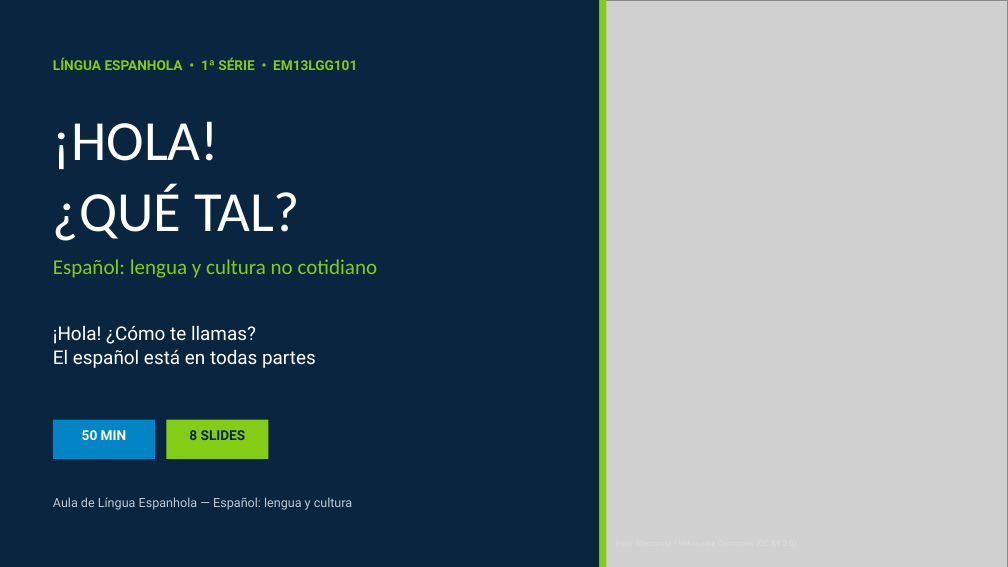
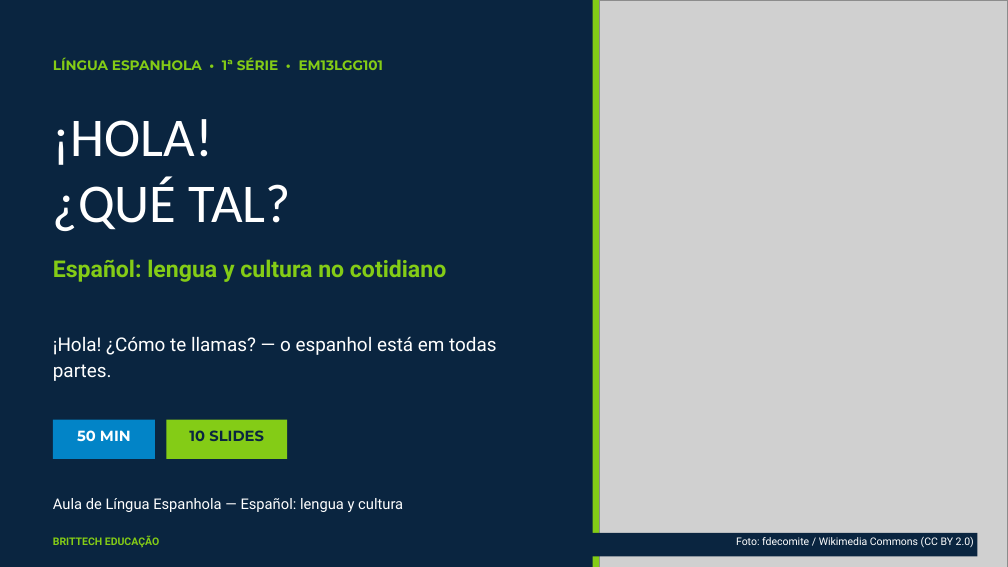
Before and after one commit to thiagollipe-web/brittech-educacao-aulas, a slide deck: slide 1 of ensino-medio/lingua-espanhola-1serie-espanol-lengua-cultura.pptx. Drawn at 1008x567 pixels with LibreOffice and Linux fonts; fonts in the diff are those of the drawing; grey boxes stand for pictures. Boxes give left, top, right and bottom in pixels: in the first picture for what was removed or moved away, otherwise in the second. Text is boxed around its words. In the diff, an @@ line names an element or a change of style, - is before the commit and + after.

Commit message:
Biblioteca: PPTs v2 corrigidos — Ensino Médio parte 1 (16 aulas)

```diff
--- a/ensino-medio/lingua-espanhola-1serie-espanol-lengua-cultura.pptx
+++ b/ensino-medio/lingua-espanhola-1serie-espanol-lengua-cultura.pptx
@@ rectangle: place and size @@
-rectangle at (600,0,606,567)
+rectangle at (593,0,600,567)
@@ text "LÍNGUA ESPANHOLA • 1ª SÉRIE ..." at (53,57,384,70): font Roboto to Montserrat @@
@@ text "¡HOLA!" at (53,119,291,231): size 54 to 52 pt; line spacing 1.02 to 1; less space between paragraphs @@
@@ text "Español: lengua y cultura no ..." at (53,259,446,282): size 20 to 22 pt, font Calibri to Roboto, bold on; line spacing 1 to 1.05 @@
@@ text at (53,336,496,381): text changed @@
-¡Hola! ¿Cómo te llamas?
-El español está en todas partes
+¡Hola! ¿Cómo te llamas? — o espanhol está em todas partes.
@@ text "50 MIN" at (77,430,131,441): size 13 to 14 pt, font Roboto to Montserrat @@
@@ rectangle: place and size @@
-rectangle at (166,420,268,459)
+rectangle at (166,420,287,459)
@@ text at (189,430,264,441): text changed; size 13 to 14 pt; font Roboto to Montserrat @@
-8 SLIDES
+10 SLIDES
@@ text "Aula de Língua Espanhola — ..." at (53,498,403,512): size 12 to 14 pt, text colour #B9C9D6 to #FFFFFF @@
@@ text added at (53,536,159,548), 10 pt, text #84CC16, bold @@
+BRITTECH EDUCAÇÃO
@@ rectangle added at (569,533,978,557), fill #0A2540 @@
@@ text added at (736,537,974,547), 10 pt, text #FFFFFF @@
+Foto: fdecomite / Wikimedia Commons (CC BY 2.0)
```
Also in this commit, not shown: 2 other slides changed, 7 slides added, 5 slides removed, 4 other files.
